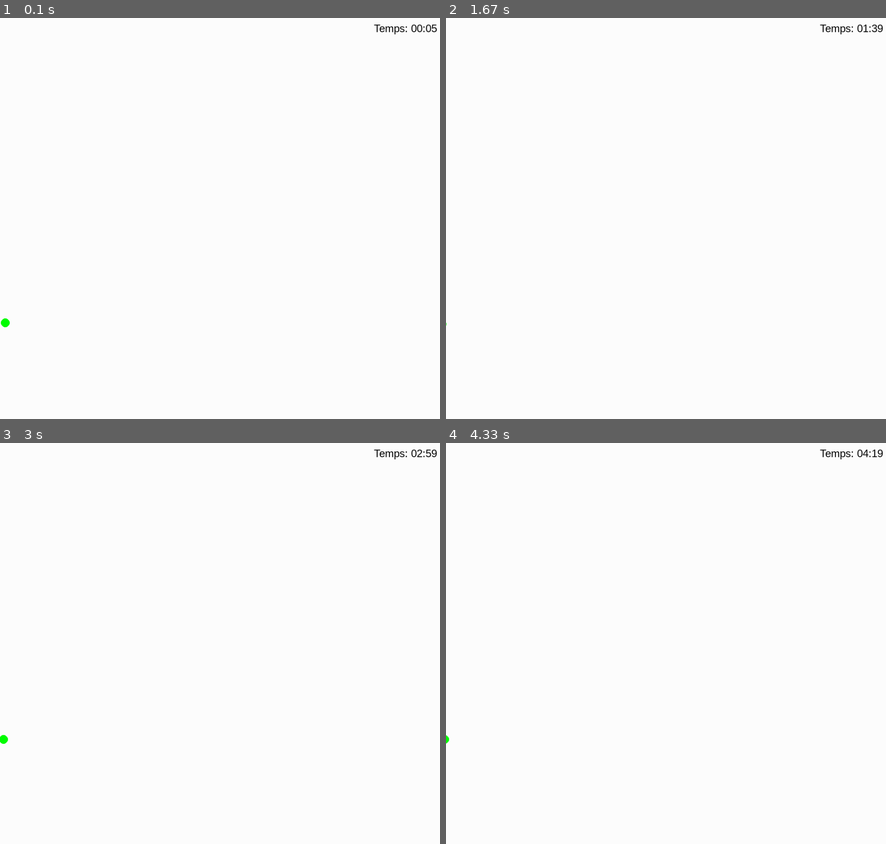
Above: before the commit, frames 1-4 (two rows, left to right).
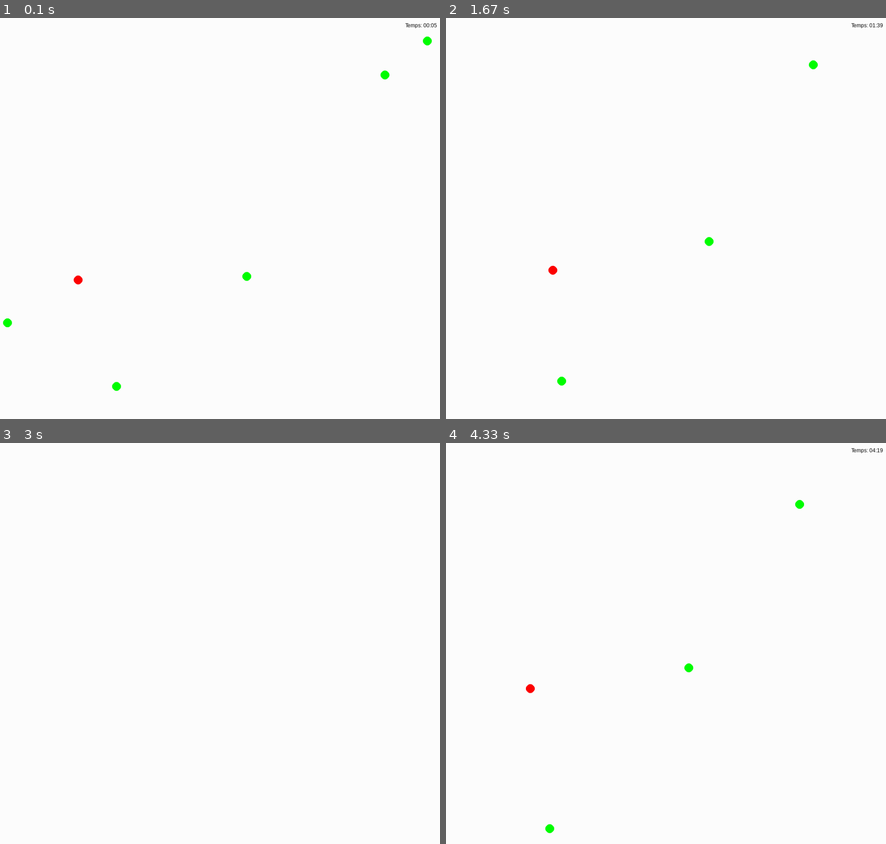
Above: after the commit, the same moments.

Repository: Florian-DELRIEU/IA-PreyPredators
Game: pygame game, started from main.py
Same seed, same stepped clock (60 frames per second), same inputs: the game is played once before the commit and once after it.
Inputs (mouse positions are in pixels of both pictures, inside the frame that each line leads up to):
- Up to frame 1 (0.1 s): no input
- Up to frame 2 (1.67 s): click (666, 238) at 0.38 s
- Up to frame 3 (3 s): tap Space at 1.67, 2.07, 2.37, 2.57, 2.9 s
- Up to frame 4 (4.33 s): tap Space at 3.2, 3.4, 3.7, 3.97, 4.3 s

The runs differ from the first frame. In frame 1, 0.4% of the frame differs, in the area x 0-100%, y 1-94%; in frame 2, 0.3%; in frame 3, 0.2%; in frame 4, 0.3%.

Commit message:
[0.18] - User commands - Les blob peuvent etre selectionner - Les informations des blobs s'affichent lorsque sélectionné - Simulation en pause quand "Espace" est appuié

Diff:
--- a/classes.py
+++ b/classes.py
@@ -18,7 +18,7 @@
         self.is_predator = is_predator
         self.size = 10
         self.color = RED if is_predator else GREEN
-        self.speed = 2 * 60/FPS # Pour rester constant selon les FPS
+        self.speed = 1 * 60/FPS # Pour rester constant selon les FPS
         self.iteration = 0
         self.rays = []
         self.rays_angles = []
@@ -34,7 +34,7 @@
         :param window: Fenêtre dans laquelle le blob sera déssiné
         """
         pygame.draw.circle(window, self.color, (self.x, self.y), self.size)
-        if self.is_predator: self.draw_rays(window)
+        #if self.is_predator: self.draw_rays(window)
 
     def draw_rays(self, window):
         """
@@ -60,7 +60,7 @@
             method = "predator"
         self.iteration += 1
         #self.keep_in_screen()
-        loop_iteration = random.randint(0,10)
+        loop_iteration = random.randint(50,100)
         if method == "random":
             self.x += self.speed * np.cos(self.direction)
             self.y += self.speed * np.sin(self.direction)
--- a/main.py
+++ b/main.py
@@ -1,19 +1,33 @@
 import pygame
 import time
+import math
 from pygame_init import *
 from classes import blob,Preys,Predators
 
 # Blobs
-for _ in range (1): blob(None,None,None,False)
-for _ in range (0): blob(None,None,None,True)
+for _ in range (5): blob(None,None,None,False)
+for _ in range (1): blob(None,None,None,True)
 
+selected_blob = None
 # Boucle principale
 running = True
 frame = 0
+paused = False
 while running:
     for event in pygame.event.get():
         if event.type == pygame.QUIT:
             running = False
+        elif event.type == pygame.MOUSEBUTTONDOWN:
+            mouse_x, mouse_y = event.pos
+            for blob in Preys + Predators:
+                if math.hypot(blob.x - mouse_x, blob.y - mouse_y) <= blob.size:
+                    selected_blob = blob
+                    break
+                else:
+                    selected_blob = None
+        elif event.type == pygame.KEYDOWN:
+            if event.key == pygame.K_SPACE:
+                paused = not paused
     # Dessiner la fenêtre
     window.fill(WHITE)
 
@@ -30,12 +44,22 @@
     text_surface = font.render(time_string, True, BLACK)
     window.blit(text_surface, (width - text_surface.get_width() - 10, 10))
 
-    for blob in Predators + Preys:
-        if blob in Predators : blob.detect(Preys)
-        blob.move()
-        blob.draw(window)
-        if blob.energy <= 0: blob.die()
-    pygame.display.update()
+    # Affiche les information d'un blob si selectionné
+    if selected_blob:
+        info_text = (f"""Type: {'Prédateur' if selected_blob.is_predator else 'Proie'} \n
+                     Energie: {selected_blob.energy:.2f} \n
+                     Cible: {"False" if selected_blob.target is None else "True"}""")
+        selected_blob.draw_rays(window)
+        info_surface = font.render(info_text, True, BLACK)
+        window.blit(info_surface, (10, 10))
+
+    if not paused:
+        for blob in Predators + Preys:
+            if blob in Predators : blob.detect(Preys)
+            blob.move()
+            blob.draw(window)
+            if blob.energy <= 0: blob.die()
+        pygame.display.update()
 
 # Quitter Pygame
 pygame.quit()
--- a/pygame_init.py
+++ b/pygame_init.py
@@ -3,7 +3,7 @@
 # Initialisation de Pygame
 pygame.init()
 pygame.font.init()
-font = pygame.font.SysFont("Arial",24)
+font = pygame.font.SysFont("Arial",12)
 
 # Configuration de la fenêtre
 width, height = 1000*1, 1000*1
